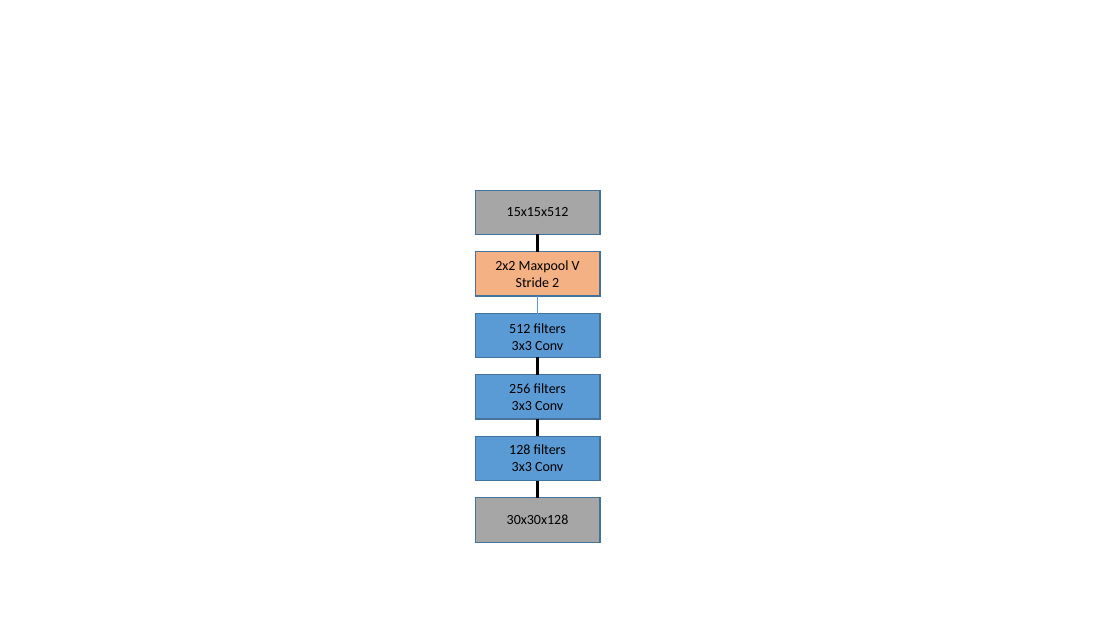
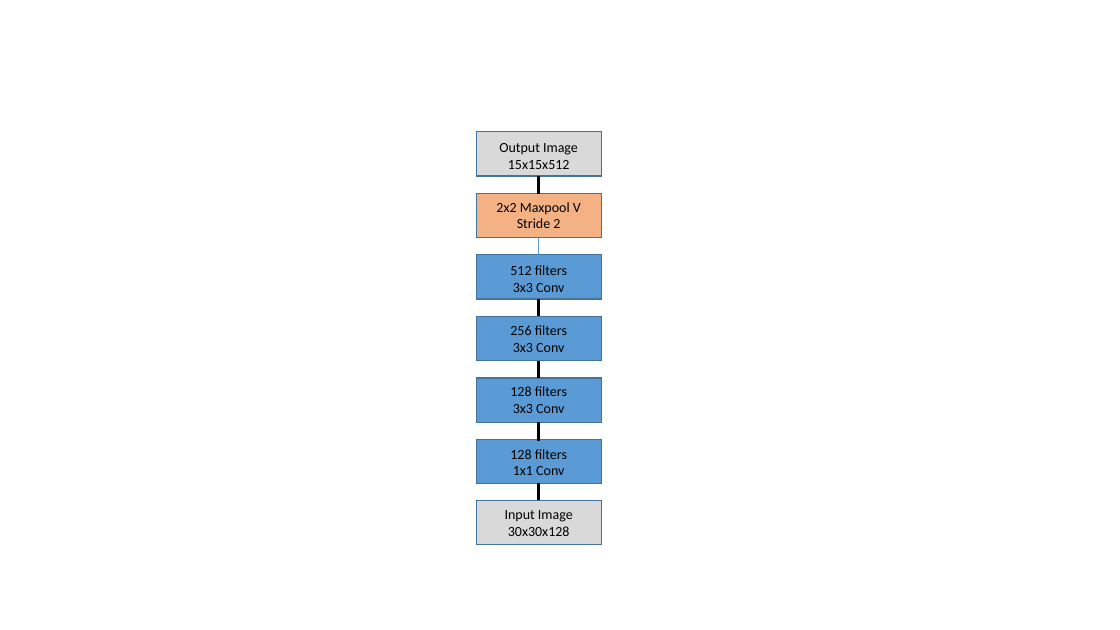
Before and after one commit to brod4910/LenslessCameraML, a slide deck: slide 1 of Latex/ppts/section4.pptx. Drawn at 1120x630 pixels with LibreOffice and Linux fonts; fonts in the diff are those of the drawing. Boxes give left, top, right and bottom in pixels: in the first picture for what was removed or moved away, otherwise in the second. Text is boxed around its words. In the diff, an @@ line names an element or a change of style, - is before the commit and + after.

```diff
--- a/Latex/ppts/section4.pptx
+++ b/Latex/ppts/section4.pptx
@@ 5 rectangles, 4 texts, 4 lines: place and size @@
-5 rectangles, 4 texts, 4 lines at box(476, 190, 601, 481)
+5 rectangles, 4 texts, 4 lines at box(476, 132, 602, 423)
@@ rectangle at box(476, 132, 602, 176): fill #A6A6A6 to #D9D9D9 @@
@@ text "Output Image": place and size @@
-text "Output Image" at box(507, 207, 569, 216)
+text "Output Image" at box(499, 143, 578, 169)
@@ text at box(499, 143, 578, 155): paragraph added @@
+Output Image
@@ rectangle added at box(476, 439, 602, 484), fill #5B9BD5, outline #43739E 1 pt @@
@@ text added at box(510, 449, 567, 475), 12 pt, text #000000 @@
+128 filters
+1x1 Conv
@@ line added from (539, 441) to (539, 423), #000000 2.5 pt @@
@@ rectangle at box(476, 501, 602, 545): fill #A6A6A6 to #D9D9D9 @@
@@ line moved from (538, 481) - (538, 498) to (539, 501) - (539, 483) @@
@@ text at box(505, 510, 573, 522): paragraph added @@
+Input Image
```
Also in this commit, not shown: 20 other files.
